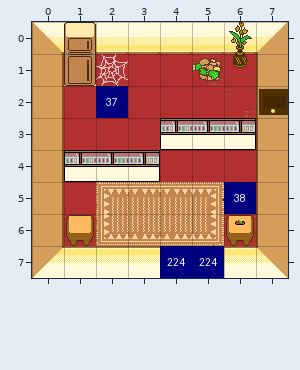
A Tiled map gets an edit: bgs/maps/flayithro_soup.tmx. The first picture shows the starting point.
Cells are 32x32 px. Shown: x 0..7, y 0..7.
The same view after the edit:
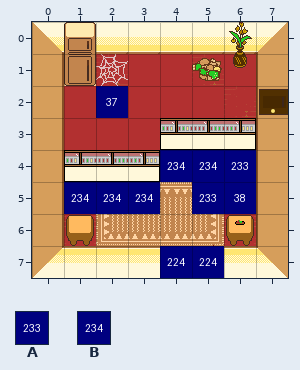
Key: from "blue-labels": A 232, B 233.
_ is an empty cell.
The exact change:
Layer "actions":
There is now tile A in row 4 at x 6; in row 5 at x 5.
There is now tile B in row 4 at x 4 to 5; in row 5 at x 1 to 3.
